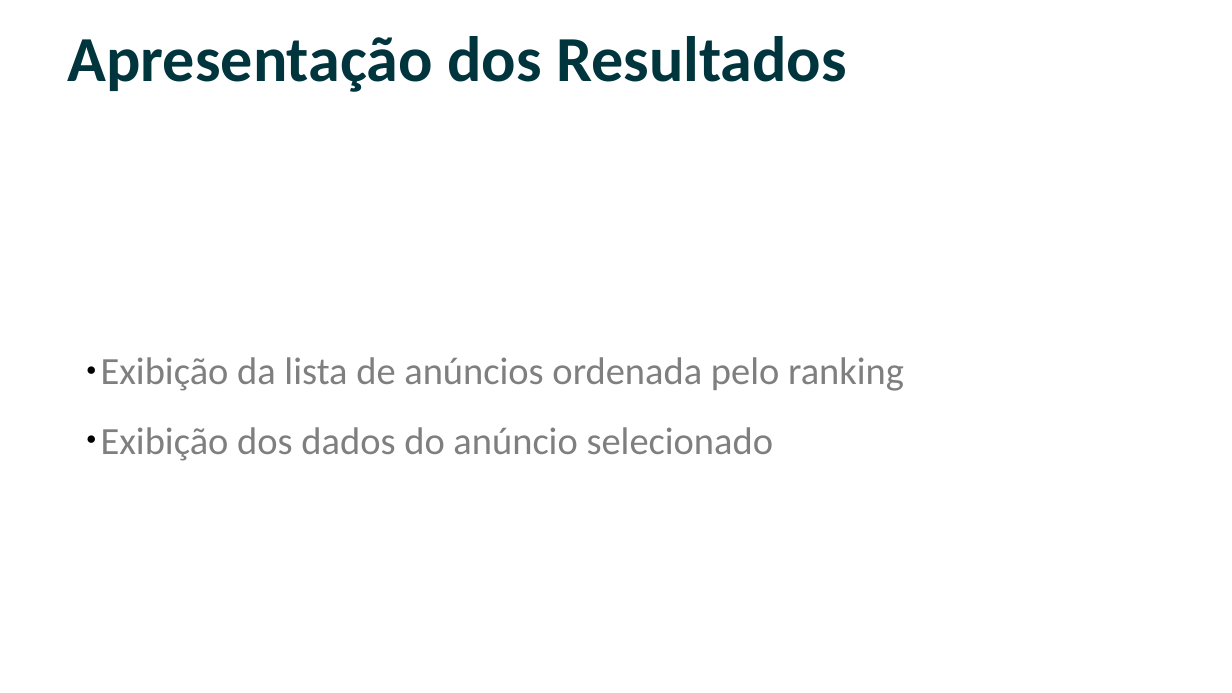
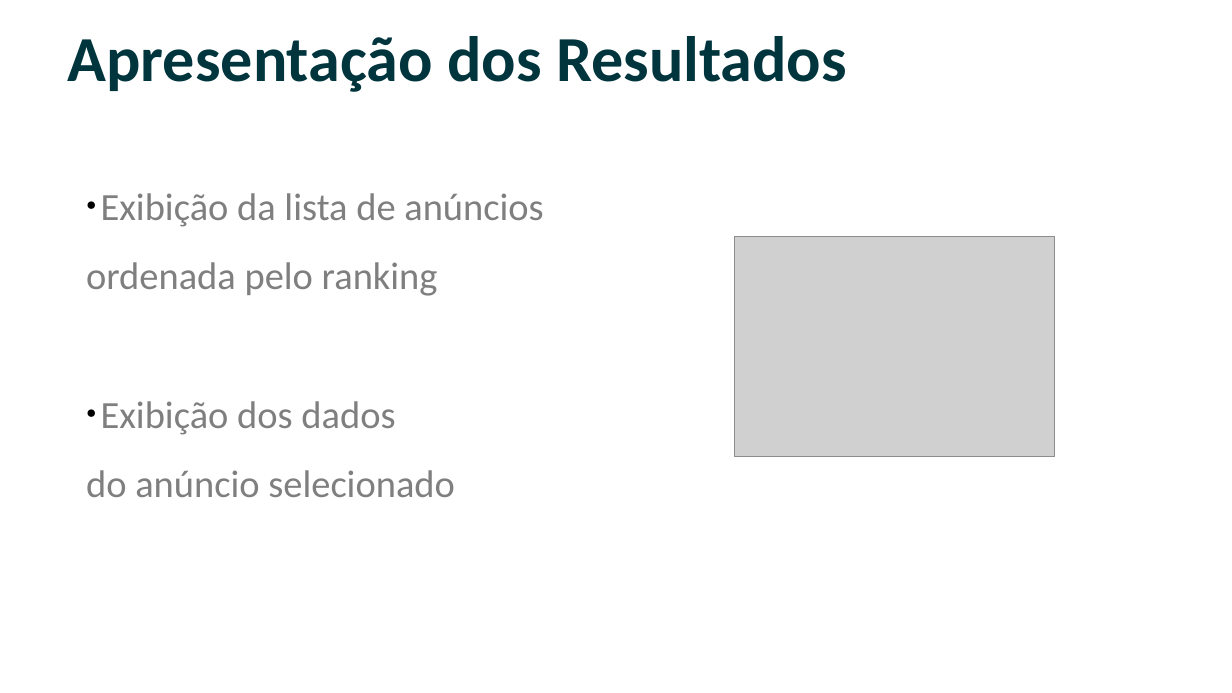
Before and after one commit to frlsouza/pmv_tcc_airbnb, a slide deck: slide 10 of Slides - Fabio Rafael - Ciência de Dados e Big Data.odp. Drawn at 1232x693 pixels with LibreOffice and Linux fonts; fonts in the diff are those of the drawing; grey boxes stand for pictures; background and template pictures are left out. Boxes give left, top, right and bottom in pixels: in the first picture for what was removed or moved away, otherwise in the second. Text is boxed around its words. In the diff, an @@ line names an element or a change of style, - is before the commit and + after.

```diff
--- a/Slides - Fabio Rafael - Ciência de Dados e Big Data.odp
+++ b/Slides - Fabio Rafael - Ciência de Dados e Big Data.odp
@@ subtitle "Exibição da lista de anúncios" at box(86, 193, 543, 497): vertical alignment middle to top @@
@@ subtitle at box(86, 193, 543, 497): text changed @@
-● Exibição da lista de anúncios ordenada pelo ranking
-● Exibição dos dados do anúncio selecionado
+● Exibição da lista de anúncios
+ordenada pelo ranking
+● Exibição dos dados
+do anúncio selecionado
@@ picture added at box(735, 237, 1055, 456) @@
```
Also in this commit, not shown: 6 other slides changed, 1 other file.
